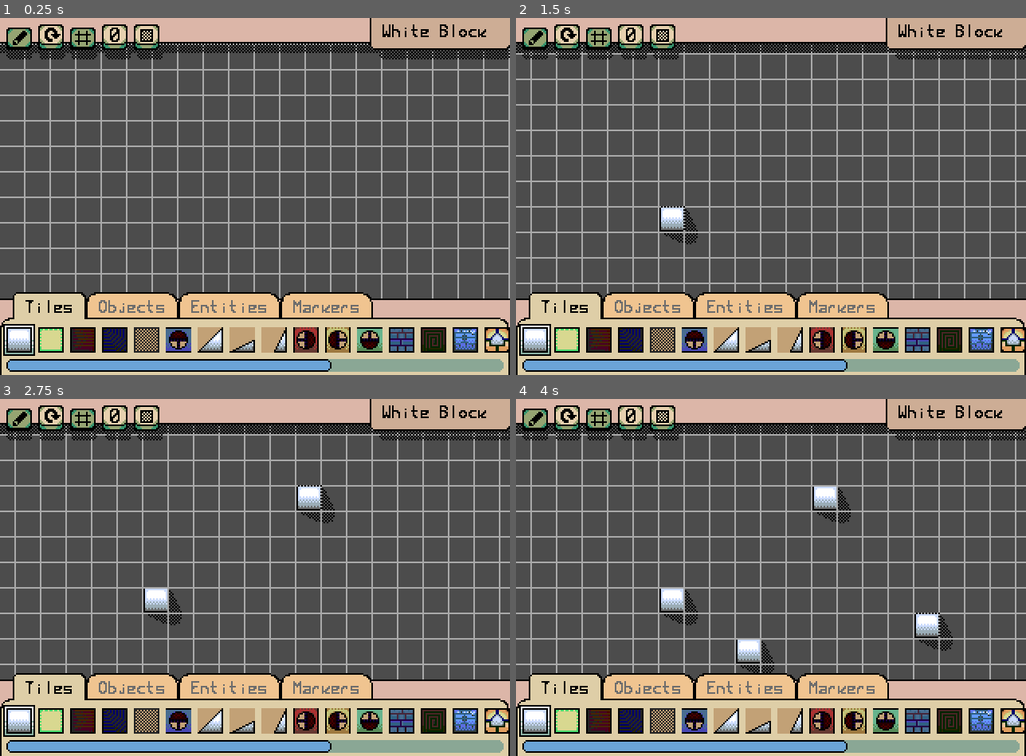
Above: before the commit, frames 1-4 (two rows, left to right).
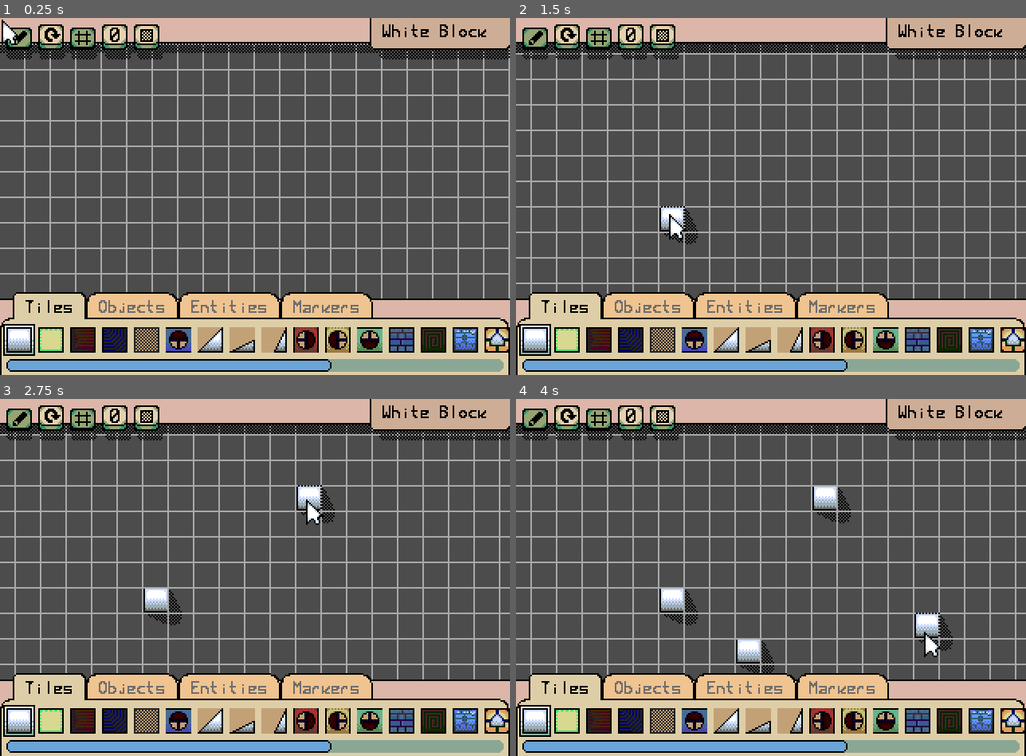
Above: after the commit, the same moments.

Repository: loopies2600/BBT
Game: Godot game, scene res://Data/Scenes/EditorScene.tscn
The game is run twice, just before and just after one commit, with the same random seed, the same clock (stepped at 60 frames per second) and the same inputs.
Inputs (mouse positions are in pixels of both pictures, inside the frame that each line leads up to):
- Up to frame 1 (0.25 s): no input
- Up to frame 2 (1.5 s): tap Enter at 0.5 s; move the mouse to (883, 178) at 0.52 s; hold Middle mouse button (mouse_tertiary) 0.53-1.28 s; hold Right (right) from 0.53 s (still down); click (883, 178) at 0.67 s; tap Z (jump) at 0.77 s; tap Space at 1.25 s; move the mouse to (669, 214) at 1.27 s; tap X (attack) at 1.35 s; click (669, 214) at 1.42 s
- Up to frame 3 (2.75 s): tap Z (jump) at 1.52 s; tap Middle mouse button (mouse_tertiary) at 1.55, 2.3 s; tap Enter at 2 s; move the mouse to (306, 498) at 2.02 s; release Right (right) at 2.03 s; hold Left (left) from 2.03 s (still down); hold Down (look_down) from 2.03 s (still down); click (306, 498) at 2.17 s
- Up to frame 4 (4 s): tap Space at 2.75 s; move the mouse to (745, 648) at 2.77 s; release Left (left) at 2.78 s; release Down (look_down) at 2.78 s; hold Right (right) from 2.78 s (still down); tap Up (look_up) at 2.85 s; click (745, 648) at 2.92 s; tap Z (jump) at 3.02, 3.77 s; tap Middle mouse button (mouse_tertiary) at 3.05, 3.8 s; tap Enter at 3.5 s; move the mouse to (924, 631) at 3.52 s; press the mouse at (924, 631) at 3.53 s

The runs differ from the first frame. In frame 1, 0.1% of the frame differs, in the area x 0-4%, y 0-8%; in frame 2, 0.1%; in frame 3, 0.1%, in the area x 60-64%, y 28-36%; in frame 4, 0.1%.

Commit message:
Paja paja y paja

Diff:
--- a/Data/Editor/Camera.gd
+++ b/Data/Editor/Camera.gd
@@ -7,7 +7,9 @@
 var panning := false
 
 func _process(_delta):
-	panning = Input.is_action_pressed("mouse_tertiary")
+	if get_parent().cursor.canPlace:
+		panning = Input.is_action_pressed("mouse_tertiary")
+		Global.cursor.pointer = 3 * int(panning)
 
 func _input(event):
 	if panning:
--- a/Data/Editor/EditorItem.gd
+++ b/Data/Editor/EditorItem.gd
@@ -18,6 +18,9 @@
 	cursor = get_tree().get_nodes_in_group("Cursor")[0]
 
 	var _unused = connect("gui_input", self, "_itemClick")
+	_unused = connect("mouse_entered", self, "_mouseIn")
+	_unused = connect("mouse_exited", self, "_mouseOut")
+
 
 	if selected: cursor.target = self
 
@@ -36,3 +39,11 @@
 			selected = true
 
 			cursor.target = self
+
+func _mouseIn():
+	Global.cursor.pointer = 1
+	get_tree().get_nodes_in_group("Cursor")[0].canPlace = false
+
+func _mouseOut():
+	Global.cursor.pointer = 0
+	get_tree().get_nodes_in_group("Cursor")[0].canPlace = true
--- a/Data/Editor/MenuBar/ManipulatorButton.gd
+++ b/Data/Editor/MenuBar/ManipulatorButton.gd
@@ -9,9 +9,11 @@
 	_unused = connect("mouse_exited", self, "_mouseOut")
 
 func _mouseIn():
+	Global.cursor.pointer = 1
 	get_tree().get_nodes_in_group("Cursor")[0].canPlace = false
 
 func _mouseOut():
+	Global.cursor.pointer = 0
 	get_tree().get_nodes_in_group("Cursor")[0].canPlace = true
 
 func _toggled(button_pressed):
--- a/Data/Editor/MenuBar/UtilButton.gd
+++ b/Data/Editor/MenuBar/UtilButton.gd
@@ -6,9 +6,11 @@
 	_unused = connect("pressed", self, "_press")
 
 func _mouseIn():
+	Global.cursor.pointer = 1
 	get_tree().get_nodes_in_group("Cursor")[0].canPlace = false
 
 func _mouseOut():
+	Global.cursor.pointer = 0
 	get_tree().get_nodes_in_group("Cursor")[0].canPlace = true
 
 func _press():
--- a/Data/Editor/TabContainer.gd
+++ b/Data/Editor/TabContainer.gd
@@ -8,9 +8,11 @@
 	_unused = connect("tab_changed", self, "_tabChange")
 
 func _mouseIn():
+	Global.cursor.pointer = 1
 	get_tree().get_nodes_in_group("Cursor")[0].canPlace = false
 
 func _mouseOut():
+	Global.cursor.pointer = 0
 	get_tree().get_nodes_in_group("Cursor")[0].canPlace = true
 
 func _tabChange(_tab):
--- a/Data/Util/Global.gd
+++ b/Data/Util/Global.gd
@@ -5,6 +5,7 @@
 
 var editing := false
 
+onready var cursor := $MouseCursorLayer/MouseCursorRenderer
 onready var level := preload("res://Data/Level/Level.tscn").instance()
 
 func _ready():
--- /dev/null
+++ b/Data/Util/Global.tscn
@@ -0,0 +1,13 @@
+[gd_scene load_steps=3 format=2]
+
+[ext_resource path="res://Data/Util/Global.gd" type="Script" id=1]
+[ext_resource path="res://Data/Util/MouseCursor.gd" type="Script" id=2]
+
+[node name="Global" type="Node2D"]
+script = ExtResource( 1 )
+
+[node name="MouseCursorLayer" type="CanvasLayer" parent="."]
+layer = 128
+
+[node name="MouseCursorRenderer" type="Node2D" parent="MouseCursorLayer"]
+script = ExtResource( 2 )
--- /dev/null
+++ b/Data/Util/MouseCursor.gd
@@ -0,0 +1,18 @@
+extends Node2D
+
+enum Pointers {STANDARD, LINK, BUSY, MOVE}
+
+const CURSOR_ATLAS := preload("res://Sprites/UI/MouseCursor.png")
+
+var pointer = Pointers.STANDARD
+
+func _init():
+	Input.set_mouse_mode(Input.MOUSE_MODE_HIDDEN)
+
+func _process(_delta):
+	global_position = get_global_mouse_position()
+
+	update()
+
+func _draw():
+	draw_texture_rect_region(CURSOR_ATLAS, Rect2(0, 0, 16, 16), Rect2(16 * pointer, 0, 16, 16))
--- a/project.godot
+++ b/project.godot
@@ -57,7 +57,7 @@
 
 [autoload]
 
-Global="*res://Data/Util/Global.gd"
+Global="*res://Data/Util/Global.tscn"
 
 [debug]
 
Binary file changed: Sprites/Particles/Dust.png
Binary file changed: Sprites/Particles/DustBig.png
Binary file changed: Sprites/Particles/DustMedium.png
Binary file changed: Sprites/Particles/Star.png
Binary file changed: Sprites/Particles/StarBig.png
Binary file changed: Sprites/Particles/StarMedium.png
Binary file changed: Sprites/Tileset/Shadow.png
Binary file added: Sprites/UI/MouseCursor.png
Not shown, added: Sprites/UI/MouseCursor.png.import
